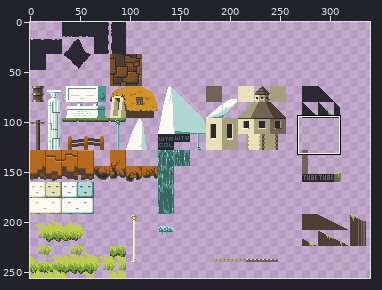
Sprite sheet, stored at assets/Tile/Wastes/Wastes0.png. The picture above shows the old version from afar; the outline marks the close-up.
Close-up. As it was:
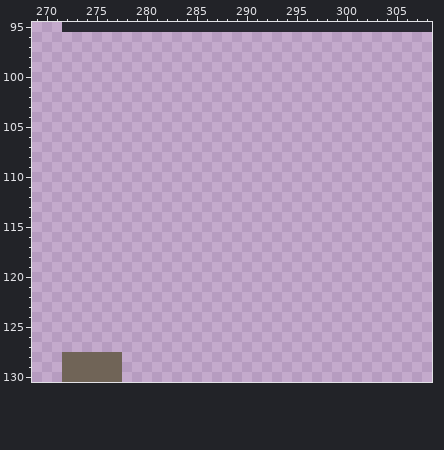
The file is 512x256 pixels. Colours within 5 levels of each other are drawn and written as one. Shown: x 269..308, y 95..130. The wide view leaves out empty margins. The commit also changed other parts of the picture, which this record leaves out.
After the commit:
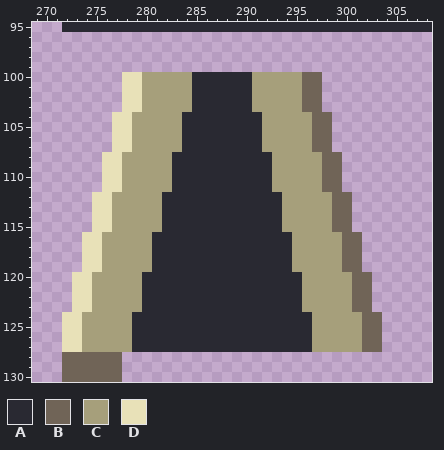
Palette (. is transparent): A #292932  B #706457  C #a69f7b  D #e8e1b8
The exact change:
Changed rows in their new state; - is an unchanged pixel.
first column x 272:
100 ------DDCCCCCAAAAAACCCCCBB------
101 ------DDCCCCCAAAAAACCCCCBB------
102 ------DDCCCCCAAAAAACCCCCBB------
103 ------DDCCCCCAAAAAACCCCCBB------
104 -----DDCCCCCAAAAAAAACCCCCBB-----
105 -----DDCCCCCAAAAAAAACCCCCBB-----
106 -----DDCCCCCAAAAAAAACCCCCBB-----
107 -----DDCCCCCAAAAAAAACCCCCBB-----
108 ----DDCCCCCAAAAAAAAAACCCCCBB----
109 ----DDCCCCCAAAAAAAAAACCCCCBB----
110 ----DDCCCCCAAAAAAAAAACCCCCBB----
111 ----DDCCCCCAAAAAAAAAACCCCCBB----
112 ---DDCCCCCAAAAAAAAAAAACCCCCBB---
113 ---DDCCCCCAAAAAAAAAAAACCCCCBB---
114 ---DDCCCCCAAAAAAAAAAAACCCCCBB---
115 ---DDCCCCCAAAAAAAAAAAACCCCCBB---
116 --DDCCCCCAAAAAAAAAAAAAACCCCCBB--
117 --DDCCCCCAAAAAAAAAAAAAACCCCCBB--
118 --DDCCCCCAAAAAAAAAAAAAACCCCCBB--
119 --DDCCCCCAAAAAAAAAAAAAACCCCCBB--
120 -DDCCCCCAAAAAAAAAAAAAAAACCCCCBB-
121 -DDCCCCCAAAAAAAAAAAAAAAACCCCCBB-
122 -DDCCCCCAAAAAAAAAAAAAAAACCCCCBB-
123 -DDCCCCCAAAAAAAAAAAAAAAACCCCCBB-
124 DDCCCCCAAAAAAAAAAAAAAAAAACCCCCBB
125 DDCCCCCAAAAAAAAAAAAAAAAAACCCCCBB
126 DDCCCCCAAAAAAAAAAAAAAAAAACCCCCBB
127 DDCCCCCAAAAAAAAAAAAAAAAAACCCCCBB
Changed places in both close-ups, as pixel boxes (x1, y1, x2, y2):
added: (62, 72, 382, 352)
